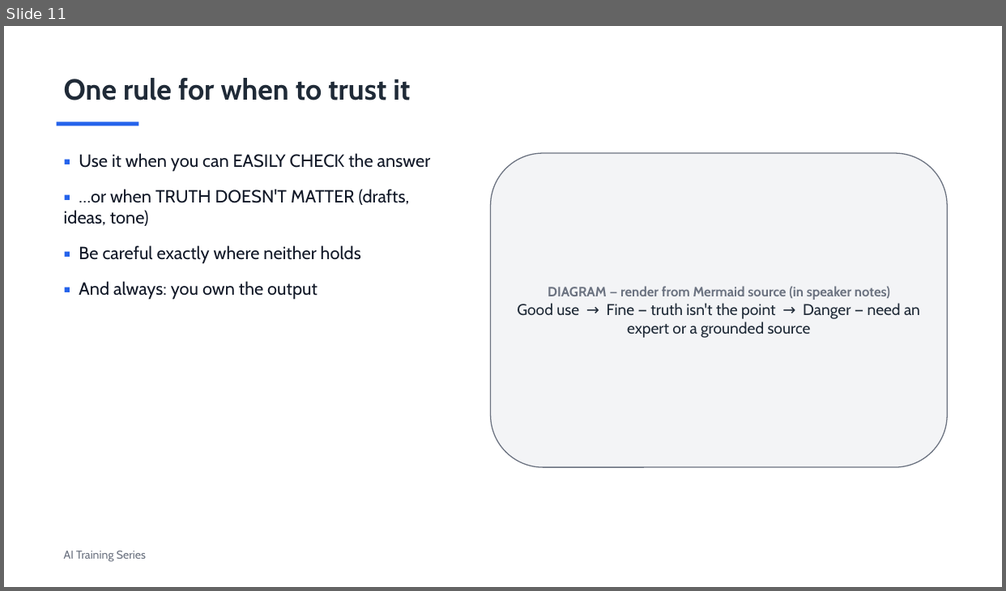
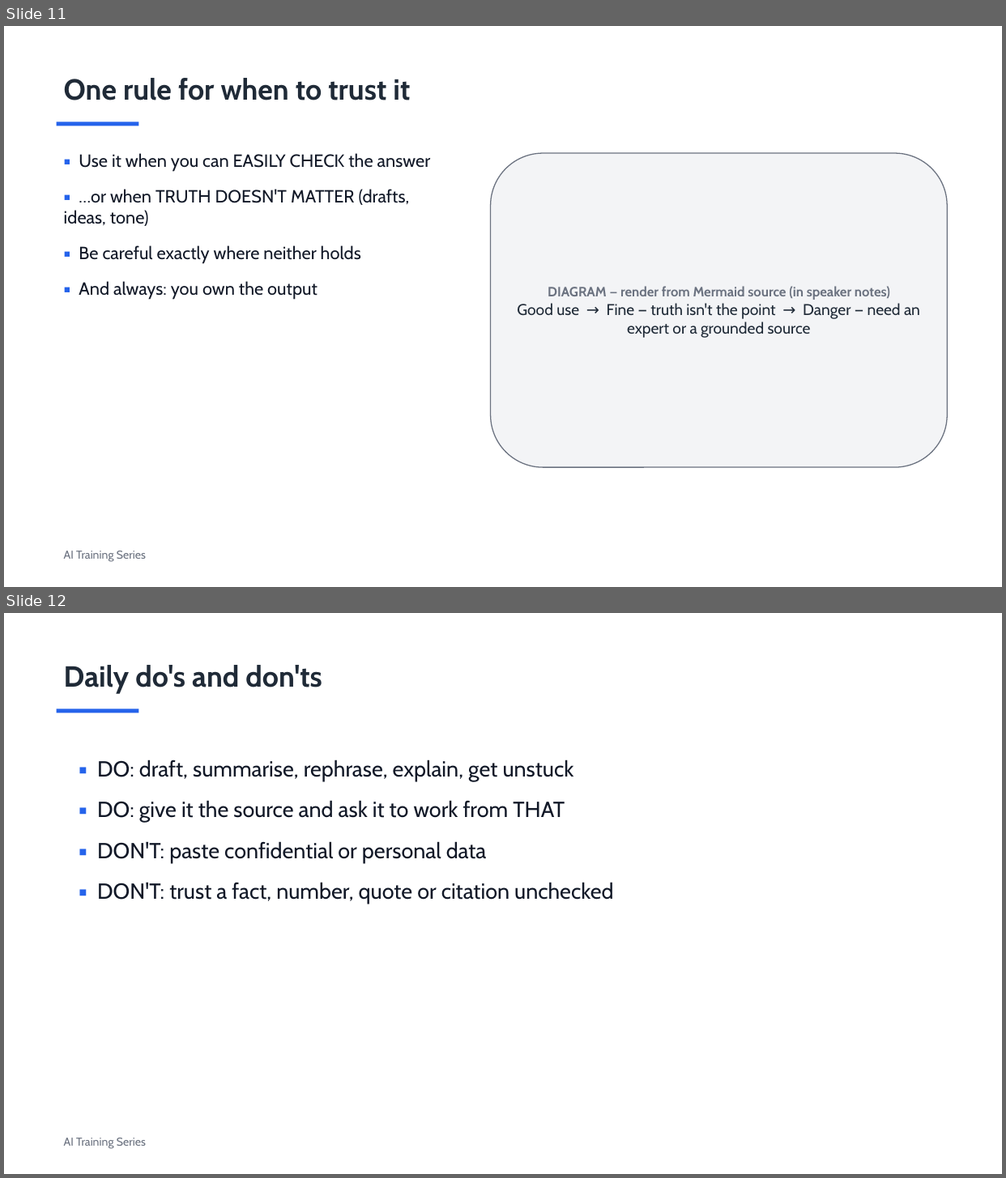
Before and after one commit to revelation-today/hagen-ai-training, a slide deck: training/decks/overview-30min.pptx. Shown one above the other, each under a label of ours: slide 11 before the commit, slides 11 and 12 after it. The pictures are 1006x591 and 1006x1178 pixels, drawn with LibreOffice and Linux fonts; fonts in the diff are those of the drawing. Boxes give left, top, right and bottom in pixels: in the first picture for what was removed or moved away, otherwise in the second. Text is boxed around its words. In the diff, an @@ line names an element or a change of style, - is before the commit and + after.

```diff
--- a/training/decks/overview-30min.pptx
+++ b/training/decks/overview-30min.pptx
@@ slide 12 added at <box>4,613,1002,1174</box>, background #FFFFFF @@
@@ text added at <box>64,665,322,694</box>, 28 pt, text #1F2A37, bold @@
+Daily do's and don'ts
@@ rectangle added at <box>57,709,138,713</box>, fill #2563EB @@
@@ text added at <box>97,760,613,904</box>, 21 pt, text #111827 @@
+▪ DO: draft, summarise, rephrase, explain, get unstuck
+▪ DO: give it the source and ask it to work from THAT
+▪ DON'T: paste confidential or personal data
+▪ DON'T: trust a fact, number, quote or citation unchecked
@@ text added at <box>64,1138,146,1148</box>, 11 pt, text #6B7280 @@
+AI Training Series
```
Also in this commit, not shown: 2 slides changed, 1 other slide added, 7 other files.
